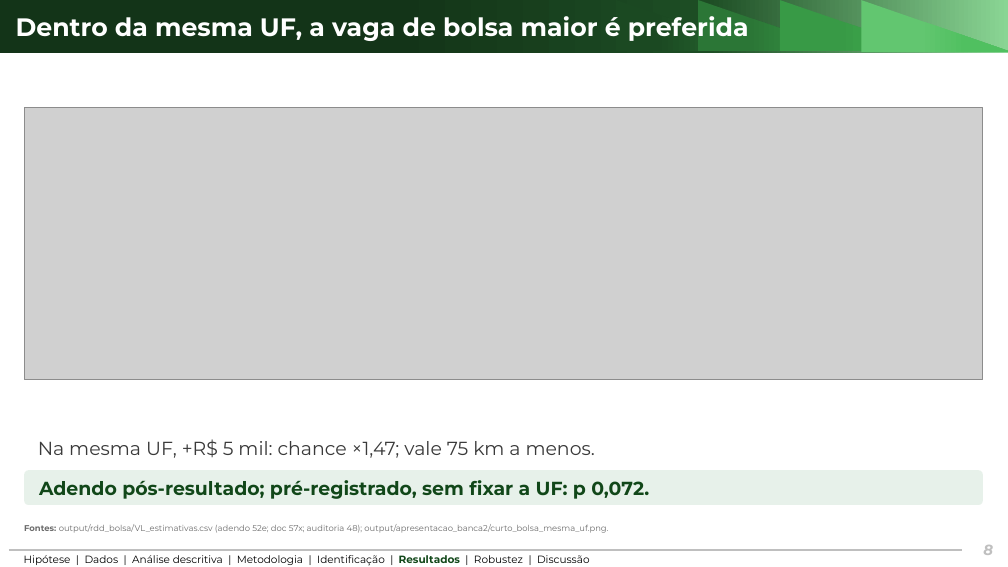
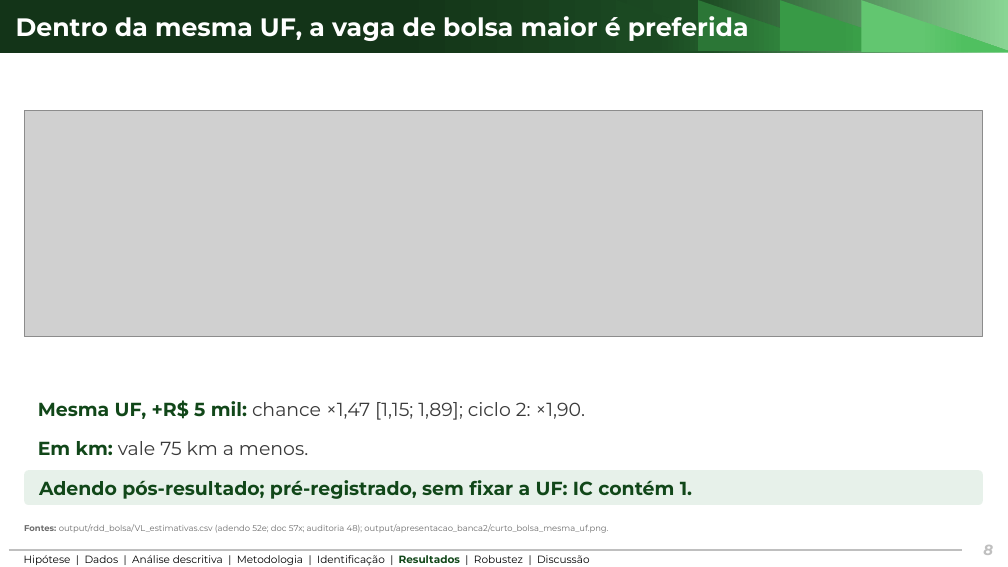
Before and after one commit to ka1victor/impact-eval-health-econ-pmme, a slide deck: slide 8 of output/apresentacao_banca2/deck_banca2_curto.pptx. Drawn at 1008x567 pixels with LibreOffice and Linux fonts; fonts in the diff are those of the drawing; grey boxes stand for pictures; background and template pictures are left out. Boxes give left, top, right and bottom in pixels: in the first picture for what was removed or moved away, otherwise in the second. Text is boxed around its words. In the diff, an @@ line names an element or a change of style, - is before the commit and + after.

```diff
--- a/output/apresentacao_banca2/deck_banca2_curto.pptx
+++ b/output/apresentacao_banca2/deck_banca2_curto.pptx
@@ picture: place and size @@
-picture at bbox=[24, 107, 983, 380]
+picture at bbox=[24, 111, 983, 337]
@@ text at bbox=[38, 400, 586, 420]: text changed @@
-Na mesma UF, +R$ 5 mil: chance ×1,47; vale 75 km a menos.
+Mesma UF, +R$ 5 mil: chance ×1,47 [1,15; 1,89]; ciclo 2: ×1,90.
@@ text added at bbox=[38, 441, 308, 455], 18 pt, text #3A3A3A @@
+Em km: vale 75 km a menos.
@@ text in rounded rectangle at bbox=[39, 480, 692, 499]: text changed @@
-Adendo pós-resultado; pré-registrado, sem fixar a UF: p 0,072.
+Adendo pós-resultado; pré-registrado, sem fixar a UF: IC contém 1.
```
Also in this commit, not shown: 8 other slides changed, 1 slide added, 2 slides removed, 30 other files.
